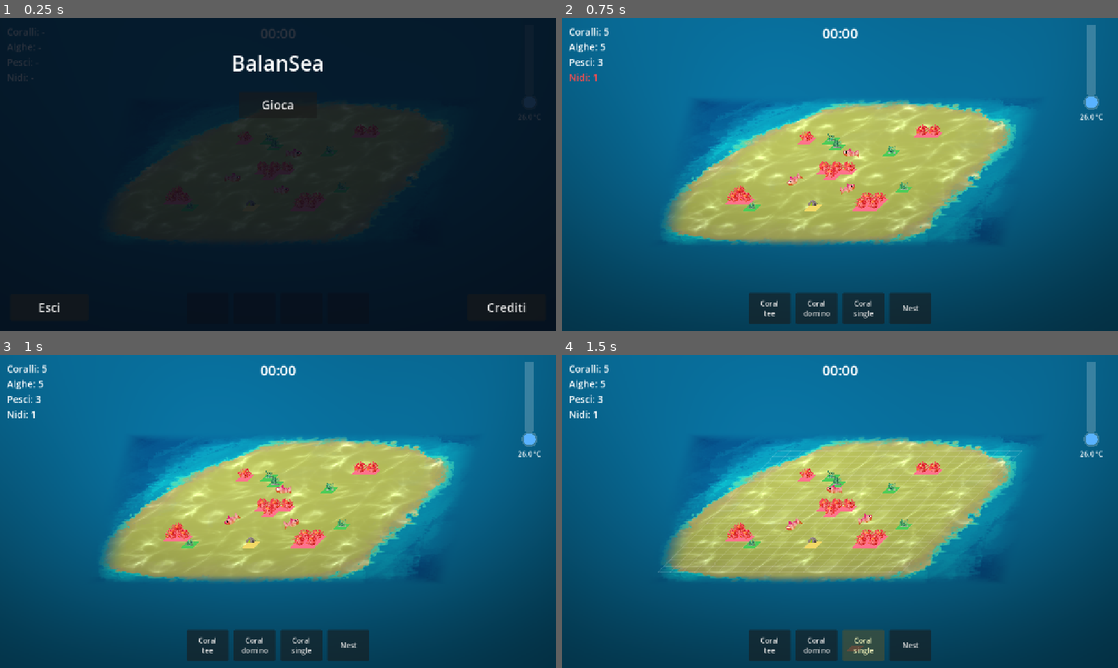
Above: before the commit, frames 1-4 (two rows, left to right).
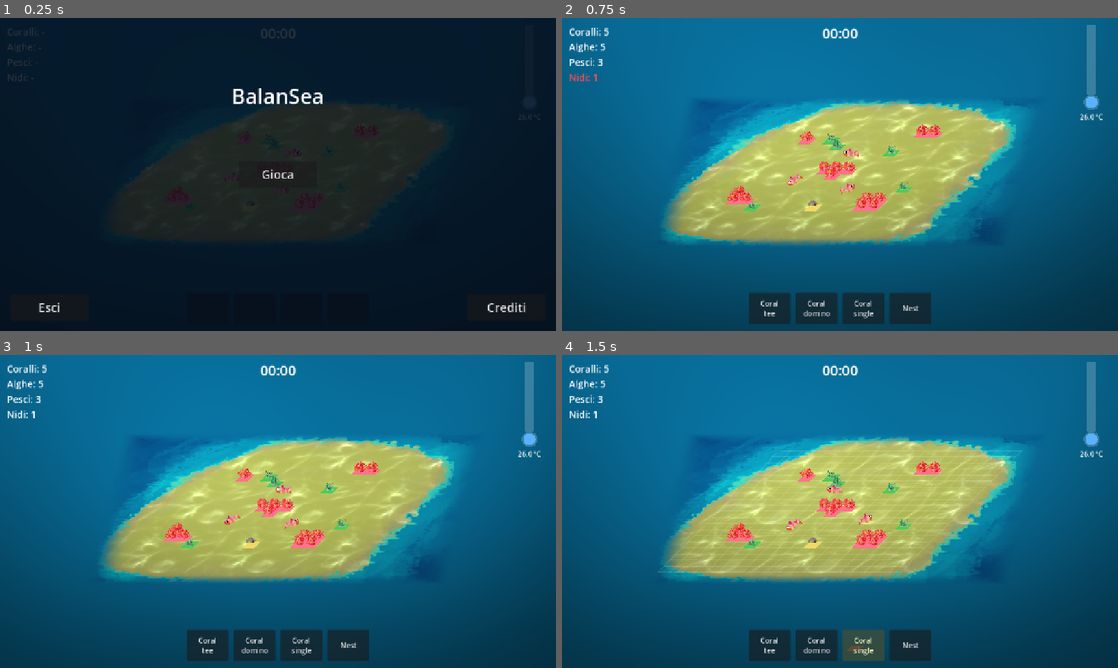
Above: after the commit, the same moments.

Repository: TakFog/rgj2026
Game: Godot game, scene res://main/main.tscn
The game is run twice, just before and just after one commit, with the same random seed, the same clock (stepped at 60 frames per second) and the same inputs.
Inputs:
- Up to frame 1 (0.25 s): no input
- Up to frame 2 (0.75 s): click "Gioca" at 0.5 s
- Up to frame 3 (1 s): no input
- Up to frame 4 (1.5 s): click "Coral single" at 1.25 s

The runs differ from the first frame. In frame 1, 1.0% of the frame differs, in the area x 41-58%, y 11-52%; in frame 2, nothing differs; in frame 3, nothing differs; in frame 4, nothing differs.

Commit message:
Centre the Play button and place the title at a quarter height
Gioca is anchored to the screen centre instead of sitting under the
title, and the title is anchored at 25% of the screen height, so both
follow the window size. Credits stays bottom right and Exit bottom
left.

Diff:
--- a/ui/b_main_menu.gd
+++ b/ui/b_main_menu.gd
@@ -1,14 +1,14 @@
 class_name MainMenuScreen
 extends ColorRect
 ## Main menu overlay shown at game start (GDD §9, roadmap: title screen).
-## Title top centre, Play centred under it, Credits bottom right, Exit bottom
-## left (Exit hidden in web builds). Works while the tree is paused; clicking
-## Play unpauses the game and hides the menu.
+## Title at one quarter of the screen height, Play at the centre of the
+## screen, Credits bottom right, Exit bottom left (Exit hidden in web builds).
+## Works while the tree is paused; clicking Play unpauses and hides the menu.
 
 const BUTTON_SIZE := Vector2(180.0, 60.0)
 const SCREEN_MARGIN := 24.0
-const TITLE_TOP := 70.0
-const PLAY_TOP := 170.0
+const TITLE_HEIGHT := 80.0
+const TITLE_Y_FRACTION := 0.25
 
 signal play_pressed
 signal exit_pressed
@@ -44,26 +44,32 @@
 	panel.set_anchors_and_offsets_preset(Control.PRESET_FULL_RECT)
 	panel.mouse_filter = Control.MOUSE_FILTER_IGNORE
 
-	# Title across the top centre.
+	# Title across the full width, vertically centred on 1/4 of the screen.
 	var title := Label.new()
 	title.text = "BalanSea"
 	title.horizontal_alignment = HORIZONTAL_ALIGNMENT_CENTER
+	title.vertical_alignment = VERTICAL_ALIGNMENT_CENTER
 	title.add_theme_font_size_override("font_size", 48)
 	title.mouse_filter = Control.MOUSE_FILTER_IGNORE
 	panel.add_child(title)
-	title.set_anchors_and_offsets_preset(Control.PRESET_TOP_WIDE)
-	title.offset_top = TITLE_TOP
-	title.offset_bottom = TITLE_TOP + 80
+	title.anchor_left = 0.0
+	title.anchor_right = 1.0
+	title.anchor_top = TITLE_Y_FRACTION
+	title.anchor_bottom = TITLE_Y_FRACTION
+	title.offset_left = 0.0
+	title.offset_right = 0.0
+	title.offset_top = -TITLE_HEIGHT * 0.5
+	title.offset_bottom = TITLE_HEIGHT * 0.5
 
-	# Play, centred horizontally under the title.
+	# Play, centred both horizontally and vertically.
 	var play_btn := _button("Gioca")
 	play_btn.pressed.connect(_on_play_pressed)
 	panel.add_child(play_btn)
-	play_btn.set_anchors_preset(Control.PRESET_CENTER_TOP)
+	play_btn.set_anchors_preset(Control.PRESET_CENTER)
 	play_btn.offset_left = -BUTTON_SIZE.x * 0.5
 	play_btn.offset_right = BUTTON_SIZE.x * 0.5
-	play_btn.offset_top = PLAY_TOP
-	play_btn.offset_bottom = PLAY_TOP + BUTTON_SIZE.y
+	play_btn.offset_top = -BUTTON_SIZE.y * 0.5
+	play_btn.offset_bottom = BUTTON_SIZE.y * 0.5
 
 	# Exit, bottom left of the screen.
 	var exit_btn := _button("Esci")
